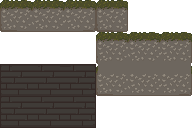
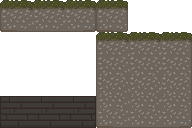
Comparing the layer stacks of the two 192px x 128px images. Changes:
painted on "brick_top" over bbox(0, 56, 128, 128)
painted on "multilayer_dirt" over bbox(64, 56, 192, 128)
